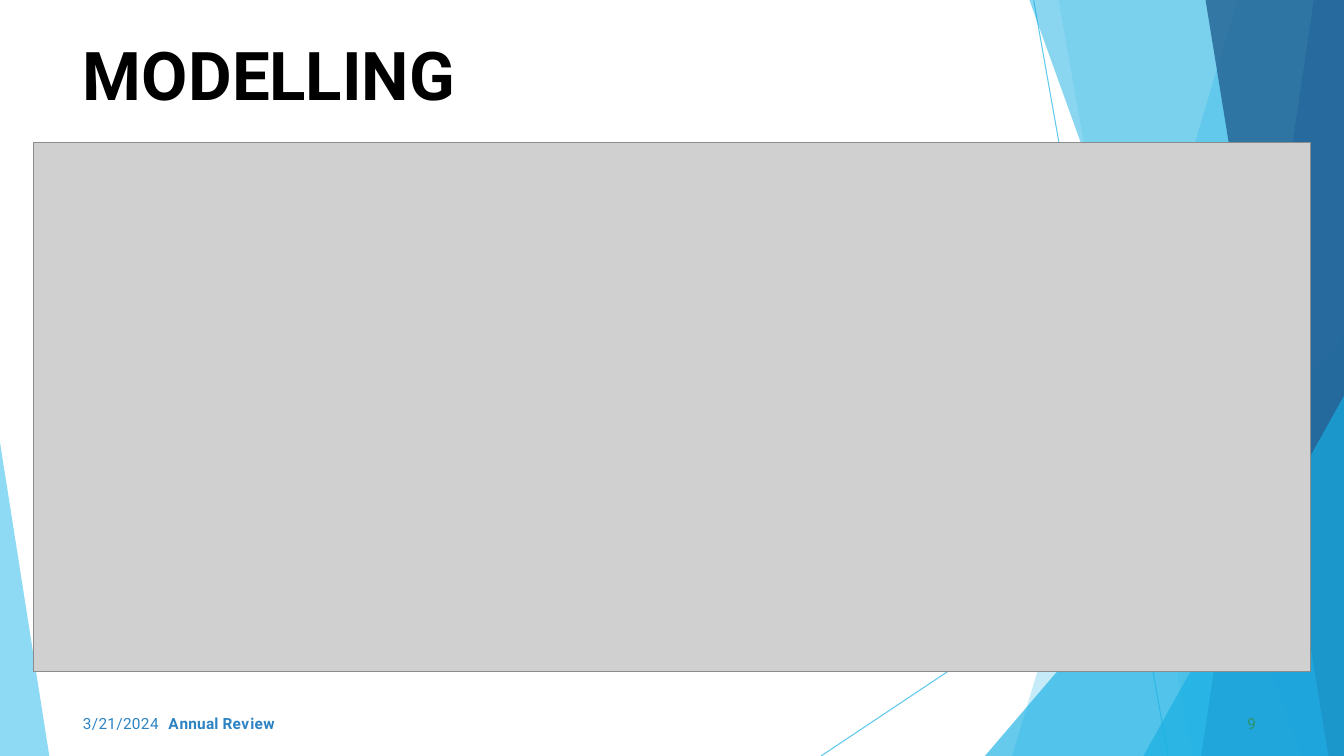
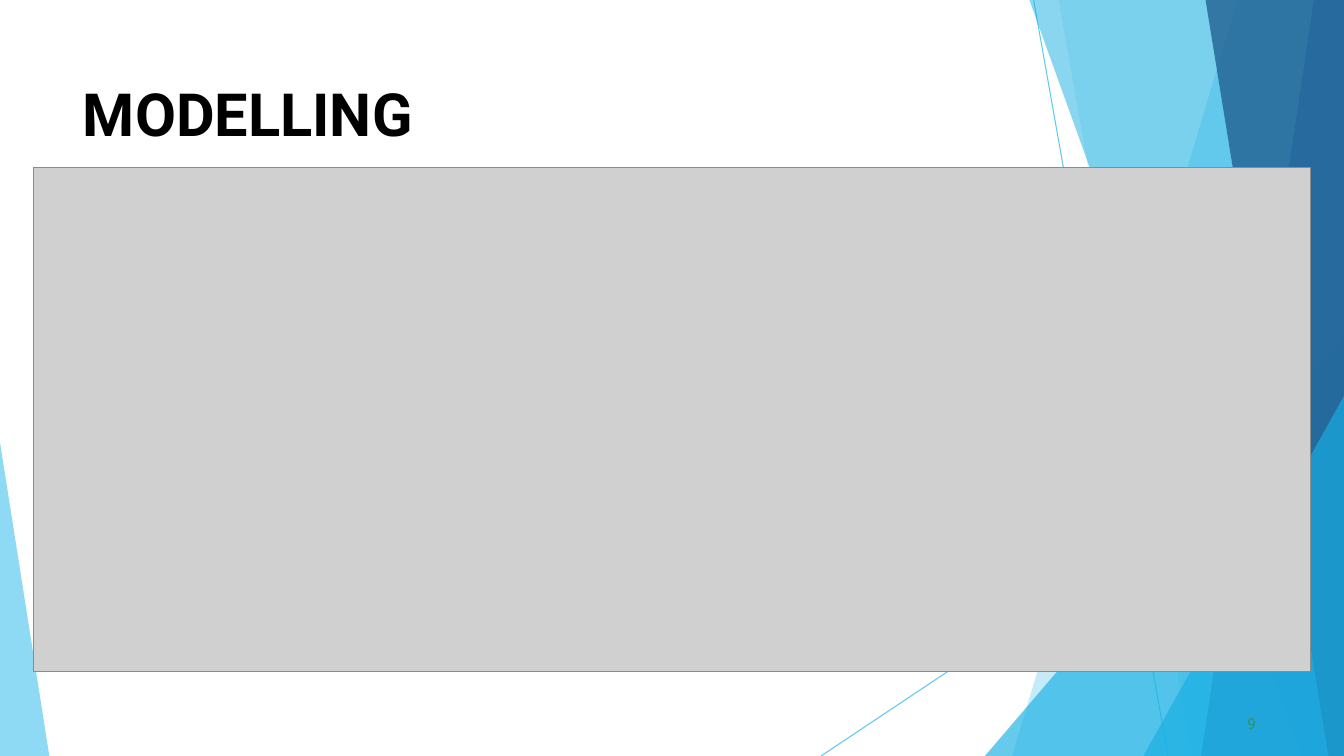
Before and after one commit to SANJANAS1331/TNSDC_Generative-AI, a slide deck: slide 9 of HDR_using_CNN.pptx. Drawn at 1344x756 pixels with LibreOffice and Linux fonts; fonts in the diff are those of the drawing; grey boxes stand for pictures; background and template pictures are left out. Boxes give left, top, right and bottom in pixels: in the first picture for what was removed or moved away, otherwise in the second. Text is boxed around its words. In the diff, an @@ line names an element or a change of style, - is before the commit and + after.

```diff
--- a/HDR_using_CNN.pptx
+++ b/HDR_using_CNN.pptx
@@ text "MODELLING" moved from (x1=83, y1=51, x2=456, y2=101) to (x1=83, y1=93, x2=413, y2=137) @@
@@ text "MODELLING" at (x1=83, y1=93, x2=413, y2=137): size 48 to 42.5 pt @@
@@ picture resized from (x1=33, y1=143, x2=1311, y2=673) to (x1=33, y1=168, x2=1311, y2=673) @@
@@ text removed at (x1=83, y1=717, x2=275, y2=730) @@
-3/21/2024 Annual Review
```
Also in this commit, not shown: 12 other slides changed.
